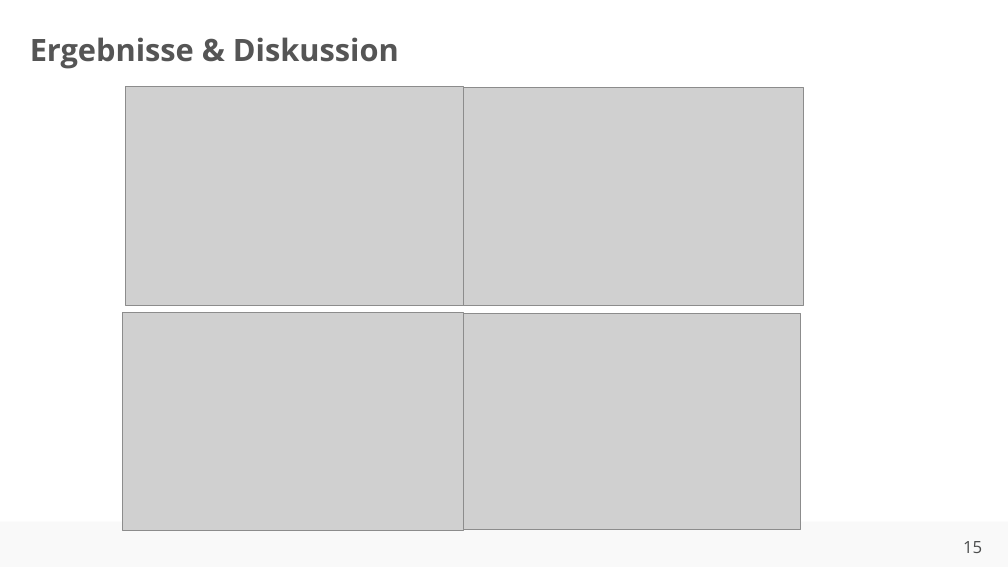
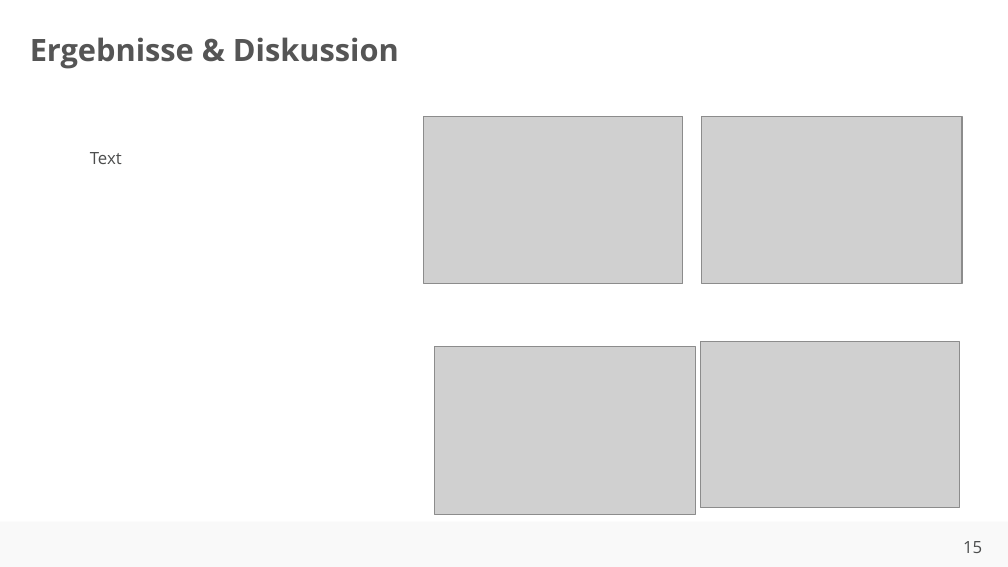
Before and after one commit to ahndavin/Abschlussarbeit_Bachelor, a slide deck: slide 15 of Kolloquium/Kolloquium.pptx. Drawn at 1008x567 pixels with LibreOffice and Linux fonts; fonts in the diff are those of the drawing; grey boxes stand for pictures; background and template pictures are left out. Boxes give left, top, right and bottom in pixels: in the first picture for what was removed or moved away, otherwise in the second. Text is boxed around its words. In the diff, an @@ line names an element or a change of style, - is before the commit and + after.

```diff
--- a/Kolloquium/Kolloquium.pptx
+++ b/Kolloquium/Kolloquium.pptx
@@ picture: place and size @@
-picture at (125, 87, 463, 305)
+picture at (424, 116, 683, 283)
@@ picture: place and size @@
-picture at (463, 87, 803, 304)
+picture at (701, 116, 962, 283)
@@ text added at (90, 152, 122, 164), 12 pt, text #4C4D4D @@
+Text
@@ picture: place and size @@
-picture at (123, 312, 464, 531)
+picture at (434, 347, 696, 514)
@@ picture: place and size @@
-picture at (463, 313, 800, 530)
+picture at (701, 342, 960, 508)
```
Also in this commit, not shown: 11 other slides changed, 1 slide added, 6 slides removed, 1 other file.
